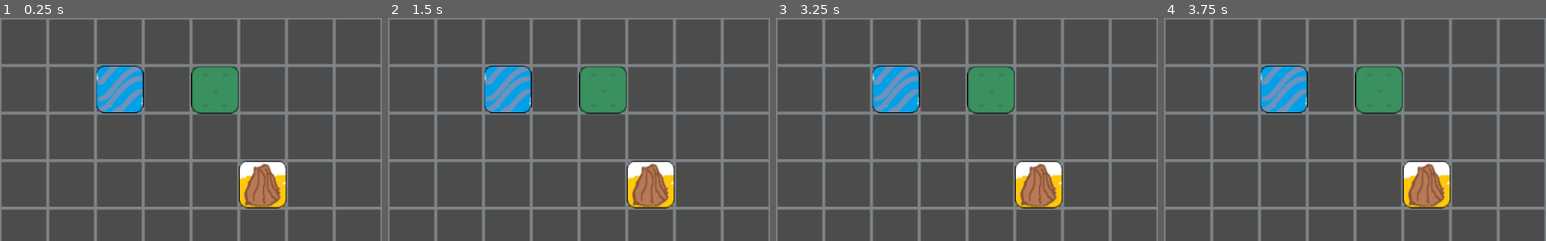
Above: before the commit, frames 1-4 (left to right).
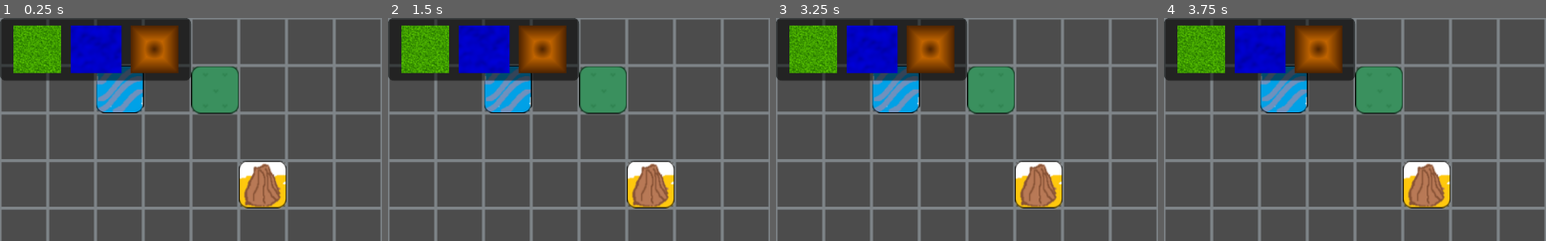
Above: after the commit, the same moments.

Repository: mgonzalezperna/growth
Game: Godot game, scene res://Game.tscn
Same seed, same stepped clock (60 frames per second), same inputs: the game is played once before the commit and once after it.
Inputs (mouse positions are % of the whole screen's width and height, from its top left):
- Up to frame 1 (0.25 s): no input
- Up to frame 2 (1.5 s): click (5, 7) at 0.52 s; click (20, 7) at 1.27 s
- Up to frame 3 (3.25 s): click (13, 7) at 2.02 s; click (5, 7) at 2.77 s
- Up to frame 4 (3.75 s): click (20, 7) at 3.52 s
The pictures show only the part of the screen within x 0-50%, y 0-50%; the shares and areas given below are measured in that part.

The runs differ from the first frame. In frame 1, 14% of the frame differs, in the area x 0-50%, y 0-29%; in frame 2, 14%; in frame 3, 14%; in frame 4, 14%.

Commit message:
visual shaders

Diff:
--- a/Game.tscn
+++ b/Game.tscn
@@ -1,10 +1,14 @@
-[gd_scene load_steps=9 format=2]
+[gd_scene load_steps=20 format=2]
 
 [ext_resource path="res://grid/grid_lines_tileset.tres" type="TileSet" id=1]
 [ext_resource path="res://sprites/water.png" type="Texture" id=2]
 [ext_resource path="res://sprites/mountain.png" type="Texture" id=3]
 [ext_resource path="res://sprites/grass.png" type="Texture" id=4]
 [ext_resource path="res://Sprite.gd" type="Script" id=5]
+[ext_resource path="res://shaders/grass-shader.tres" type="Shader" id=6]
+[ext_resource path="res://shaders/water-shader.tres" type="Shader" id=7]
+[ext_resource path="res://shaders/mountain-shader.tres" type="Shader" id=8]
+[ext_resource path="res://shaders/mountain-gradient.tres" type="Gradient" id=9]
 
 [sub_resource type="RectangleShape2D" id=1]
 extents = Vector2( 32, 32 )
@@ -14,6 +18,34 @@
 
 [sub_resource type="RectangleShape2D" id=3]
 extents = Vector2( 32, 32 )
+
+[sub_resource type="StyleBoxFlat" id=4]
+bg_color = Color( 0, 0, 0, 0.533333 )
+corner_radius_top_left = 8
+corner_radius_top_right = 8
+corner_radius_bottom_right = 8
+corner_radius_bottom_left = 8
+
+[sub_resource type="ShaderMaterial" id=5]
+shader = ExtResource( 6 )
+
+[sub_resource type="GradientTexture" id=6]
+gradient = ExtResource( 9 )
+width = 64
+
+[sub_resource type="ShaderMaterial" id=7]
+shader = ExtResource( 8 )
+
+[sub_resource type="ShaderMaterial" id=8]
+shader = ExtResource( 7 )
+
+[sub_resource type="Gradient" id=9]
+offsets = PoolRealArray( 1 )
+colors = PoolColorArray( 1, 1, 1, 1 )
+
+[sub_resource type="GradientTexture" id=10]
+gradient = SubResource( 9 )
+width = 64
 
 [node name="Node2D" type="Node2D"]
 
@@ -55,6 +87,55 @@
 [node name="CollisionShape2D" type="CollisionShape2D" parent="water/Area2D"]
 shape = SubResource( 3 )
 
+[node name="Panel" type="Panel" parent="."]
+margin_right = 256.0
+margin_bottom = 84.0
+custom_styles/panel = SubResource( 4 )
+__meta__ = {
+"_edit_use_anchors_": false
+}
+
+[node name="grass" type="TextureButton" parent="Panel"]
+material = SubResource( 5 )
+margin_left = 17.937
+margin_top = 10.0
+margin_right = 81.937
+margin_bottom = 74.0
+rect_pivot_offset = Vector2( 32, 32 )
+mouse_default_cursor_shape = 2
+texture_normal = SubResource( 6 )
+expand = true
+__meta__ = {
+"_edit_use_anchors_": false
+}
+
+[node name="mountain" type="TextureButton" parent="Panel"]
+material = SubResource( 7 )
+margin_left = 175.09
+margin_top = 10.0
+margin_right = 239.09
+margin_bottom = 74.0
+rect_pivot_offset = Vector2( 32, 32 )
+mouse_default_cursor_shape = 2
+texture_normal = SubResource( 6 )
+expand = true
+__meta__ = {
+"_edit_use_anchors_": false
+}
+
+[node name="water" type="TextureButton" parent="Panel"]
+material = SubResource( 8 )
+margin_left = 94.5244
+margin_top = 10.0
+margin_right = 162.524
+margin_bottom = 74.0
+mouse_default_cursor_shape = 2
+texture_normal = SubResource( 10 )
+expand = true
+__meta__ = {
+"_edit_use_anchors_": false
+}
+
 [connection signal="mouse_entered" from="mountain/Area2D" to="mountain" method="_on_Area2D_mouse_entered"]
 [connection signal="mouse_exited" from="mountain/Area2D" to="mountain" method="_on_Area2D_mouse_exited"]
 [connection signal="mouse_entered" from="grass/Area2D" to="grass" method="_on_Area2D_mouse_entered"]
--- /dev/null
+++ b/shaders/grass-shader.tres
@@ -0,0 +1,102 @@
+[gd_resource type="VisualShader" load_steps=7 format=2]
+
+[sub_resource type="OpenSimplexNoise" id=1]
+period = 1.6
+persistence = 0.307
+lacunarity = 0.91
+
+[sub_resource type="NoiseTexture" id=2]
+width = 64
+height = 64
+seamless = true
+noise = SubResource( 1 )
+
+[sub_resource type="VisualShaderNodeTexture" id=3]
+output_port_for_preview = 0
+texture = SubResource( 2 )
+
+[sub_resource type="VisualShaderNodeColorConstant" id=4]
+constant = Color( 0.250732, 0.617188, 0, 1 )
+
+[sub_resource type="VisualShaderNodeColorOp" id=5]
+output_port_for_preview = 0
+operator = 4
+
+[sub_resource type="VisualShaderNodeInput" id=6]
+input_name = "uv"
+
+[resource]
+code = "shader_type canvas_item;
+uniform sampler2D tex_frg_2;
+
+
+
+void vertex() {
+// Output:0
+
+}
+
+void fragment() {
+// Color:3
+	vec3 n_out3p0 = vec3(0.250732, 0.617188, 0.000000);
+	float n_out3p1 = 1.000000;
+
+// Input:5
+	vec3 n_out5p0 = vec3(UV, 0.0);
+
+// Texture:2
+	vec4 tex_frg_2_read = texture(tex_frg_2, n_out5p0.xy);
+	vec3 n_out2p0 = tex_frg_2_read.rgb;
+	float n_out2p1 = tex_frg_2_read.a;
+
+// ColorOp:4
+	vec3 n_out4p0;
+	{
+		float base = n_out3p0.x;
+		float blend = n_out2p0.x;
+		if (base < 0.5) {
+			n_out4p0.x = 2.0 * base * blend;
+		} else {
+			n_out4p0.x = 1.0 - 2.0 * (1.0 - blend) * (1.0 - base);
+		}
+	}
+	{
+		float base = n_out3p0.y;
+		float blend = n_out2p0.y;
+		if (base < 0.5) {
+			n_out4p0.y = 2.0 * base * blend;
+		} else {
+			n_out4p0.y = 1.0 - 2.0 * (1.0 - blend) * (1.0 - base);
+		}
+	}
+	{
+		float base = n_out3p0.z;
+		float blend = n_out2p0.z;
+		if (base < 0.5) {
+			n_out4p0.z = 2.0 * base * blend;
+		} else {
+			n_out4p0.z = 1.0 - 2.0 * (1.0 - blend) * (1.0 - base);
+		}
+	}
+
+// Output:0
+	COLOR.rgb = n_out4p0;
+
+}
+
+void light() {
+// Output:0
+
+}
+"
+mode = 1
+flags/light_only = false
+nodes/fragment/2/node = SubResource( 3 )
+nodes/fragment/2/position = Vector2( 0, 160 )
+nodes/fragment/3/node = SubResource( 4 )
+nodes/fragment/3/position = Vector2( 60, 80 )
+nodes/fragment/4/node = SubResource( 5 )
+nodes/fragment/4/position = Vector2( 220, 80 )
+nodes/fragment/5/node = SubResource( 6 )
+nodes/fragment/5/position = Vector2( -162.908, 259.857 )
+nodes/fragment/connections = PoolIntArray( 3, 0, 4, 0, 2, 0, 4, 1, 4, 0, 0, 0, 5, 0, 2, 0 )
--- /dev/null
+++ b/shaders/mountain-gradient.tres
@@ -0,0 +1,5 @@
+[gd_resource type="Gradient" format=2]
+
+[resource]
+offsets = PoolRealArray( 0, 0.5, 1 )
+colors = PoolColorArray( 0.321569, 0.14902, 0.0117647, 1, 1, 0.537255, 0, 1, 0.321569, 0.14902, 0.0117647, 1 )
--- /dev/null
+++ b/shaders/mountain-shader.tres
@@ -0,0 +1,133 @@
+[gd_resource type="VisualShader" load_steps=13 format=2]
+
+[sub_resource type="VisualShaderNodeVectorCompose" id=1]
+
+[sub_resource type="VisualShaderNodeVectorOp" id=2]
+output_port_for_preview = 0
+operator = 7
+
+[sub_resource type="VisualShaderNodeVectorDistance" id=3]
+output_port_for_preview = 0
+default_input_values = [ 0, Vector3( 0, 0, 0 ), 1, Vector3( 0.5, 0.5, 0 ) ]
+
+[sub_resource type="Gradient" id=4]
+offsets = PoolRealArray( 0, 0.5, 1 )
+colors = PoolColorArray( 0.321569, 0.14902, 0.0117647, 1, 1, 0.537255, 0, 1, 0.321569, 0.14902, 0.0117647, 1 )
+
+[sub_resource type="GradientTexture" id=5]
+gradient = SubResource( 4 )
+width = 64
+
+[sub_resource type="VisualShaderNodeTexture" id=6]
+output_port_for_preview = 0
+texture = SubResource( 5 )
+
+[sub_resource type="VisualShaderNodeVectorOp" id=7]
+output_port_for_preview = 0
+operator = 7
+
+[sub_resource type="VisualShaderNodeScalarOp" id=8]
+output_port_for_preview = 0
+default_input_values = [ 0, 0.0, 1, 1.5 ]
+operator = 2
+
+[sub_resource type="VisualShaderNodeInput" id=9]
+input_name = "uv"
+
+[sub_resource type="VisualShaderNodeTexture" id=10]
+texture = SubResource( 5 )
+
+[sub_resource type="VisualShaderNodeTexture" id=11]
+output_port_for_preview = 0
+texture = SubResource( 5 )
+
+[sub_resource type="VisualShaderNodeVectorDecompose" id=12]
+
+[resource]
+code = "shader_type canvas_item;
+uniform sampler2D tex_frg_7;
+uniform sampler2D tex_frg_8;
+uniform sampler2D tex_frg_13;
+
+
+
+void vertex() {
+// Output:0
+
+}
+
+void fragment() {
+// Input:2
+	vec3 n_out2p0 = vec3(UV, 0.0);
+
+// Texture:7
+	vec4 tex_frg_7_read = texture(tex_frg_7, n_out2p0.xy);
+	vec3 n_out7p0 = tex_frg_7_read.rgb;
+	float n_out7p1 = tex_frg_7_read.a;
+
+// VectorDecompose:9
+	float n_out9p0 = n_out2p0.x;
+	float n_out9p1 = n_out2p0.y;
+	float n_out9p2 = n_out2p0.z;
+
+// VectorCompose:10
+	vec3 n_out10p0 = vec3(n_out9p1, n_out9p0, n_out9p2);
+
+// Texture:8
+	vec4 tex_frg_8_read = texture(tex_frg_8, n_out10p0.xy);
+	vec3 n_out8p0 = tex_frg_8_read.rgb;
+	float n_out8p1 = tex_frg_8_read.a;
+
+// VectorOp:11
+	vec3 n_out11p0 = min(n_out7p0, n_out8p0);
+
+// Distance:12
+	vec3 n_in12p1 = vec3(0.50000, 0.50000, 0.00000);
+	float n_out12p0 = distance(n_out2p0, n_in12p1);
+
+// ScalarOp:15
+	float n_in15p1 = 1.50000;
+	float n_out15p0 = n_out12p0 * n_in15p1;
+
+// Texture:13
+	vec4 tex_frg_13_read = texture(tex_frg_13, vec3(n_out15p0).xy);
+	vec3 n_out13p0 = tex_frg_13_read.rgb;
+	float n_out13p1 = tex_frg_13_read.a;
+
+// VectorOp:14
+	vec3 n_out14p0 = min(n_out11p0, n_out13p0);
+
+// Output:0
+	COLOR.rgb = n_out14p0;
+
+}
+
+void light() {
+// Output:0
+
+}
+"
+mode = 1
+flags/light_only = false
+nodes/fragment/0/position = Vector2( 360, 320 )
+nodes/fragment/2/node = SubResource( 9 )
+nodes/fragment/2/position = Vector2( -660, 260 )
+nodes/fragment/7/node = SubResource( 10 )
+nodes/fragment/7/position = Vector2( -120, 100 )
+nodes/fragment/8/node = SubResource( 11 )
+nodes/fragment/8/position = Vector2( -120, 260 )
+nodes/fragment/9/node = SubResource( 12 )
+nodes/fragment/9/position = Vector2( -460, 320 )
+nodes/fragment/10/node = SubResource( 1 )
+nodes/fragment/10/position = Vector2( -280, 320 )
+nodes/fragment/11/node = SubResource( 2 )
+nodes/fragment/11/position = Vector2( 60, 220 )
+nodes/fragment/12/node = SubResource( 3 )
+nodes/fragment/12/position = Vector2( -460, 500 )
+nodes/fragment/13/node = SubResource( 6 )
+nodes/fragment/13/position = Vector2( -120, 500 )
+nodes/fragment/14/node = SubResource( 7 )
+nodes/fragment/14/position = Vector2( 200, 320 )
+nodes/fragment/15/node = SubResource( 8 )
+nodes/fragment/15/position = Vector2( -280, 500 )
+nodes/fragment/connections = PoolIntArray( 2, 0, 9, 0, 7, 0, 11, 0, 8, 0, 11, 1, 9, 2, 10, 2, 10, 0, 8, 0, 2, 0, 7, 0, 9, 0, 10, 1, 9, 1, 10, 0, 2, 0, 12, 0, 13, 0, 14, 1, 11, 0, 14, 0, 12, 0, 15, 0, 15, 0, 13, 0, 14, 0, 0, 0 )
--- /dev/null
+++ b/shaders/water-shader.tres
@@ -0,0 +1,135 @@
+[gd_resource type="VisualShader" load_steps=14 format=2]
+
+[sub_resource type="VisualShaderNodeVectorCompose" id=1]
+
+[sub_resource type="VisualShaderNodeScalarOp" id=2]
+output_port_for_preview = 0
+
+[sub_resource type="VisualShaderNodeScalarOp" id=3]
+output_port_for_preview = 0
+
+[sub_resource type="VisualShaderNodeScalarOp" id=4]
+output_port_for_preview = 0
+default_input_values = [ 0, 0.0, 1, 0.25 ]
+operator = 2
+
+[sub_resource type="OpenSimplexNoise" id=5]
+period = 9.4
+persistence = 0.447
+lacunarity = 1.38
+
+[sub_resource type="NoiseTexture" id=6]
+width = 64
+height = 64
+seamless = true
+noise = SubResource( 5 )
+
+[sub_resource type="VisualShaderNodeTexture" id=7]
+output_port_for_preview = 0
+texture = SubResource( 6 )
+
+[sub_resource type="VisualShaderNodeInput" id=8]
+input_name = "uv"
+
+[sub_resource type="VisualShaderNodeColorConstant" id=9]
+constant = Color( 0.0732994, 0.100534, 0.893555, 1 )
+
+[sub_resource type="VisualShaderNodeColorOp" id=10]
+operator = 6
+
+[sub_resource type="VisualShaderNodeScalarFunc" id=11]
+output_port_for_preview = 0
+function = 0
+
+[sub_resource type="VisualShaderNodeInput" id=12]
+input_name = "time"
+
+[sub_resource type="VisualShaderNodeVectorDecompose" id=13]
+
+[resource]
+code = "shader_type canvas_item;
+uniform sampler2D tex_frg_2;
+
+
+
+void vertex() {
+// Output:0
+
+}
+
+void fragment() {
+// Color:4
+	vec3 n_out4p0 = vec3(0.073299, 0.100534, 0.893555);
+	float n_out4p1 = 1.000000;
+
+// Input:8
+	float n_out8p0 = TIME;
+
+// ScalarFunc:7
+	float n_out7p0 = sin(n_out8p0);
+
+// ScalarOp:13
+	float n_in13p1 = 0.25000;
+	float n_out13p0 = n_out7p0 * n_in13p1;
+
+// Input:3
+	vec3 n_out3p0 = vec3(UV, 0.0);
+
+// VectorDecompose:9
+	float n_out9p0 = n_out3p0.x;
+	float n_out9p1 = n_out3p0.y;
+	float n_out9p2 = n_out3p0.z;
+
+// ScalarOp:11
+	float n_out11p0 = n_out13p0 + n_out9p0;
+
+// ScalarOp:12
+	float n_out12p0 = n_out13p0 + n_out9p1;
+
+// VectorCompose:10
+	vec3 n_out10p0 = vec3(n_out11p0, n_out12p0, n_out9p2);
+
+// Texture:2
+	vec4 tex_frg_2_read = texture(tex_frg_2, n_out10p0.xy);
+	vec3 n_out2p0 = tex_frg_2_read.rgb;
+	float n_out2p1 = tex_frg_2_read.a;
+
+// ColorOp:6
+	vec3 n_out6p0 = vec3(1.0) - (vec3(1.0) - n_out4p0) / (n_out2p0);
+
+// Output:0
+	COLOR.rgb = n_out6p0;
+
+}
+
+void light() {
+// Output:0
+
+}
+"
+mode = 1
+flags/light_only = false
+nodes/fragment/0/position = Vector2( 460, 200 )
+nodes/fragment/2/node = SubResource( 7 )
+nodes/fragment/2/position = Vector2( 160, 200 )
+nodes/fragment/3/node = SubResource( 8 )
+nodes/fragment/3/position = Vector2( -500, 340 )
+nodes/fragment/4/node = SubResource( 9 )
+nodes/fragment/4/position = Vector2( 180, 120 )
+nodes/fragment/6/node = SubResource( 10 )
+nodes/fragment/6/position = Vector2( 300, 140 )
+nodes/fragment/7/node = SubResource( 11 )
+nodes/fragment/7/position = Vector2( -540, 140 )
+nodes/fragment/8/node = SubResource( 12 )
+nodes/fragment/8/position = Vector2( -700, 140 )
+nodes/fragment/9/node = SubResource( 13 )
+nodes/fragment/9/position = Vector2( -360, 340 )
+nodes/fragment/10/node = SubResource( 1 )
+nodes/fragment/10/position = Vector2( 0, 300 )
+nodes/fragment/11/node = SubResource( 2 )
+nodes/fragment/11/position = Vector2( -160, 140 )
+nodes/fragment/12/node = SubResource( 3 )
+nodes/fragment/12/position = Vector2( -160, 300 )
+nodes/fragment/13/node = SubResource( 4 )
+nodes/fragment/13/position = Vector2( -360, 120 )
+nodes/fragment/connections = PoolIntArray( 2, 0, 6, 1, 4, 0, 6, 0, 6, 0, 0, 0, 8, 0, 7, 0, 3, 0, 9, 0, 9, 2, 10, 2, 9, 0, 11, 1, 10, 0, 2, 0, 11, 0, 10, 0, 9, 1, 12, 1, 12, 0, 10, 1, 7, 0, 13, 0, 13, 0, 11, 0, 13, 0, 12, 0 )
